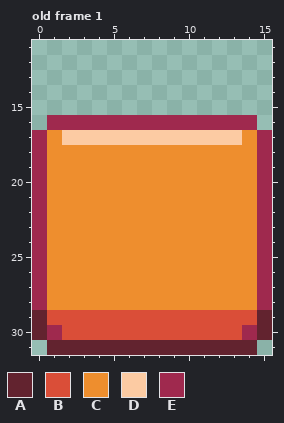
Edited in one commit: pixel-art file (images/quq.aseprite). The first picture shows the starting point.
16x32 pixels, 4 frames. Shown: old frame 1: x 0..15, y 11..31. The commit also changed other frames, which this record leaves out.
Palette (. is transparent): A #62232f  B #da4e38  C #ee8e2e  D #fccba3  E #9f294e
Pixels before, old frame 1, first column x 0:
16 .EEEEEEEEEEEEEE.
17 ECDDDDDDDDDDDDCE
18 ECCCCCCCCCCCCCCE
19 ECCCCCCCCCCCCCCE
20 ECCCCCCCCCCCCCCE
21 ECCCCCCCCCCCCCCE
22 ECCCCCCCCCCCCCCE
23 ECCCCCCCCCCCCCCE
24 ECCCCCCCCCCCCCCE
25 ECCCCCCCCCCCCCCE
26 ECCCCCCCCCCCCCCE
27 ECCCCCCCCCCCCCCE
28 ECCCCCCCCCCCCCCE
29 ABBBBBBBBBBBBBBA
30 AEBBBBBBBBBBBBEA
31 .AAAAAAAAAAAAAA.
Once edited:
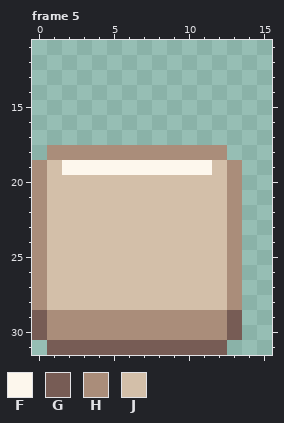
Colours new in this view: F #fdf7ed  G #775c55  H #aa8d7a  J #d3bfa9
A new or re-ordered frame is compared with the old frame closest to it.
Change:
frames 4 -> 8
Changed rows in their new state; - is an unchanged pixel.
Frame 5 is new; against old frame 1:
first column x 0:
16 -..............-
17 ................
18 .HHHHHHHHHHHH...
19 HJFFFFFFFFFFJH..
20 HJJJJJJJJJJJJH..
21 HJJJJJJJJJJJJH..
22 HJJJJJJJJJJJJH..
23 HJJJJJJJJJJJJH..
24 HJJJJJJJJJJJJH..
25 HJJJJJJJJJJJJH..
26 HJJJJJJJJJJJJH..
27 HJJJJJJJJJJJJH..
28 HJJJJJJJJJJJJH..
29 GHHHHHHHHHHHHG..
30 GHHHHHHHHHHHHG..
31 -GGGGGGGGGGGG..-
Boxes around the changes in both pictures, in picture pixels (x1, y1, x2, y2):
changed: (32, 115, 272, 355)
